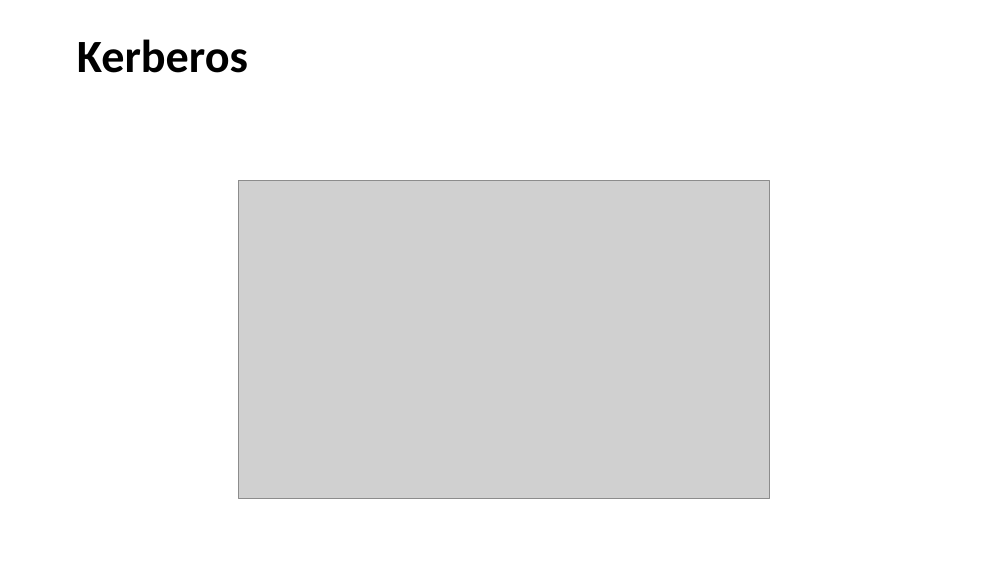
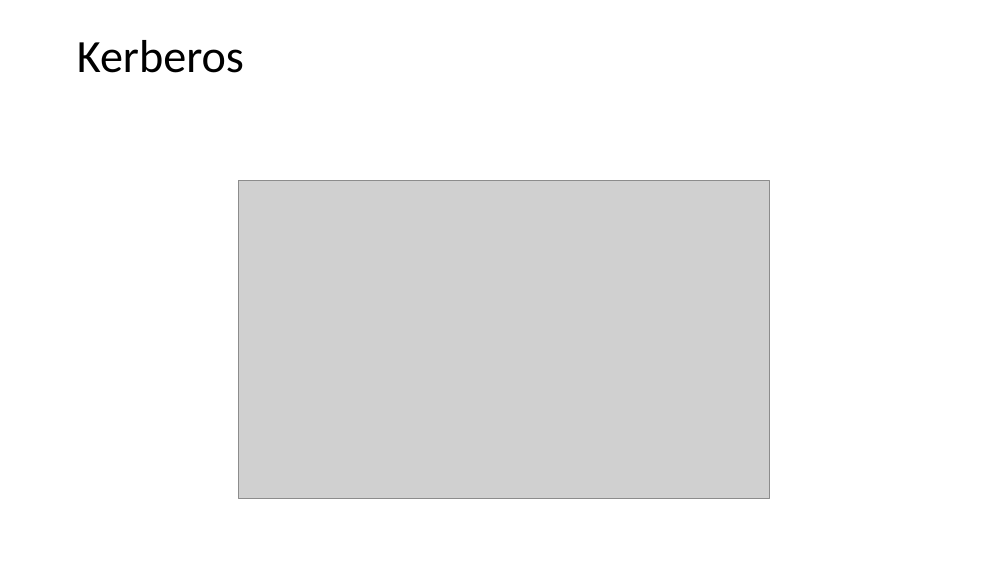
Before and after one commit to KozinOleg97/diplom, a slide deck: slide 14 of Vkr_p2.ppt (slide 8 before the commit). Drawn at 1008x567 pixels with LibreOffice and Linux fonts; fonts in the diff are those of the drawing; grey boxes stand for pictures. Boxes give left, top, right and bottom in pixels: in the first picture for what was removed or moved away, otherwise in the second. Text is boxed around its words. In the diff, an @@ line names an element or a change of style, - is before the commit and + after.

```diff
--- a/Vkr_p2.ppt
+++ b/Vkr_p2.ppt
@@ title "Kerberos" at (77, 40, 244, 73): bold off @@
```
Also in this commit, not shown: 5 other slides changed, 13 slides added, 4 slides removed.
